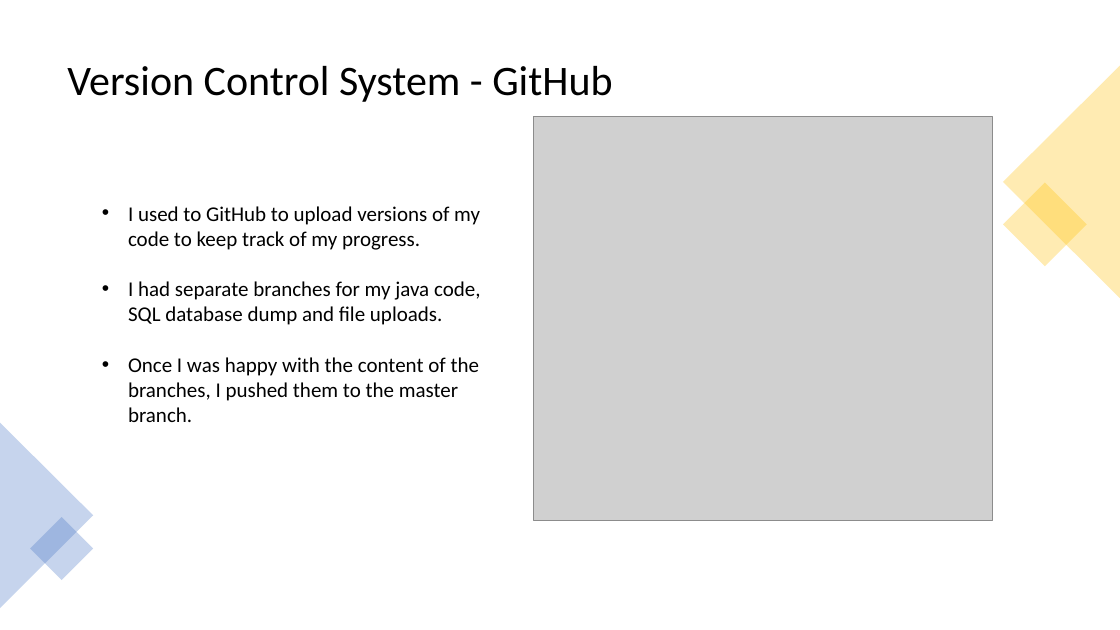
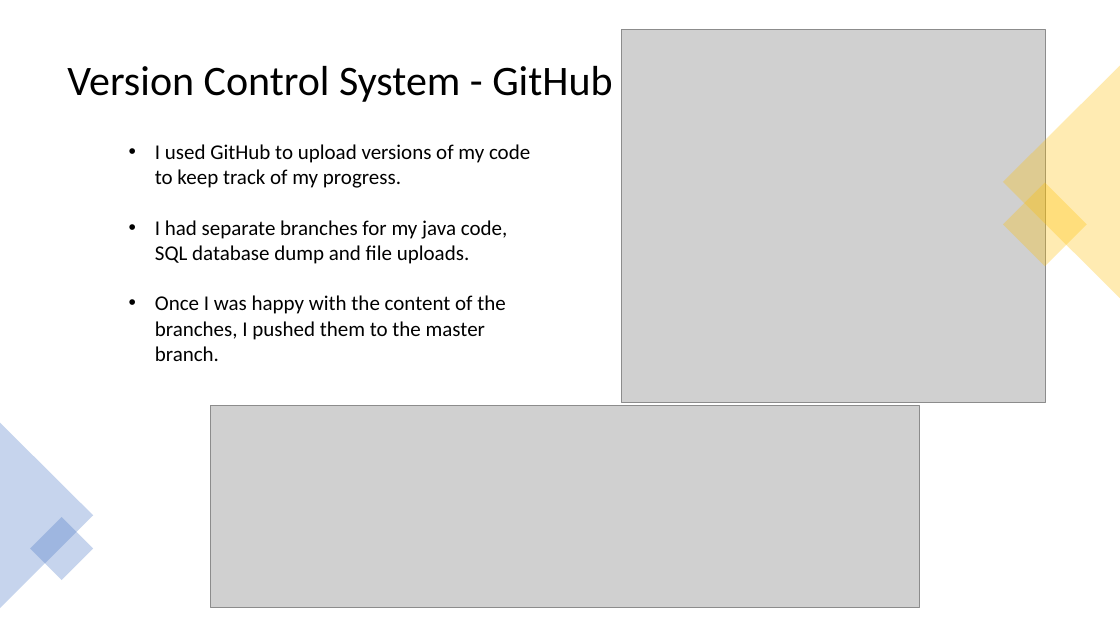
Before and after one commit to MPottsRPA/Inventory_Management_Project, a slide deck: slide 7 of Inventory application presentation.pptx. Drawn at 1120x630 pixels with LibreOffice and Linux fonts; fonts in the diff are those of the drawing; grey boxes stand for pictures. Boxes give left, top, right and bottom in pixels: in the first picture for what was removed or moved away, otherwise in the second. Text is boxed around its words. In the diff, an @@ line names an element or a change of style, - is before the commit and + after.

Commit message:
Update presentation
Corrected some spelling and grammar errors and added a couple of extra slides.

```diff
--- a/Inventory application presentation.pptx
+++ b/Inventory application presentation.pptx
@@ picture resized from (x1=534, y1=117, x2=993, y2=521) to (x1=621, y1=29, x2=1045, y2=402) @@
@@ text "I used GitHub to upload ..." moved from (x1=128, y1=206, x2=480, y2=422) to (x1=155, y1=144, x2=530, y2=361) @@
@@ text at (x1=155, y1=144, x2=530, y2=188): text changed @@
-• I used to GitHub to upload versions of my code to keep track of my progress.
+• I used GitHub to upload versions of my code to keep track of my progress.
@@ picture added at (x1=211, y1=406, x2=919, y2=608) @@
```
